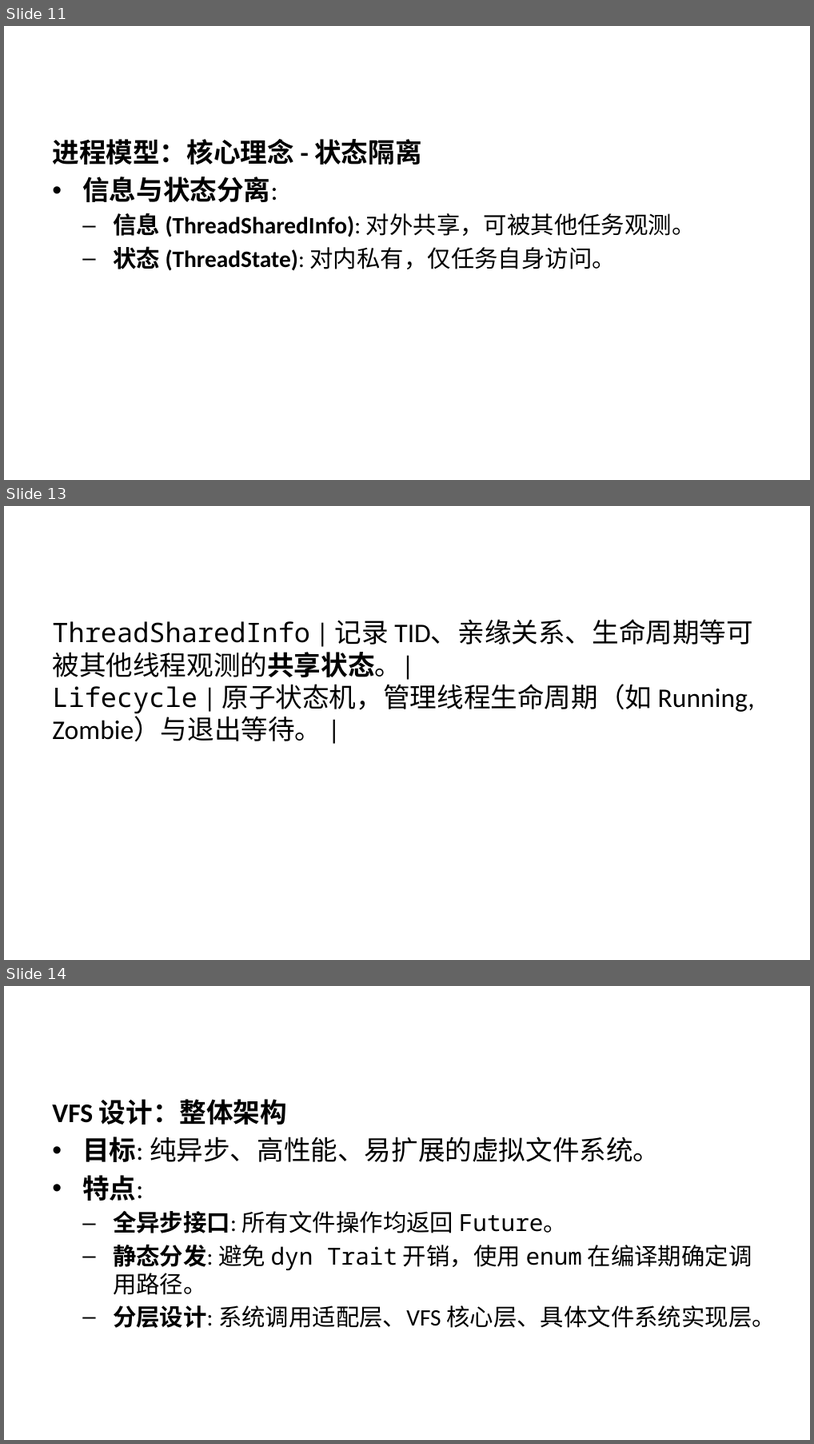
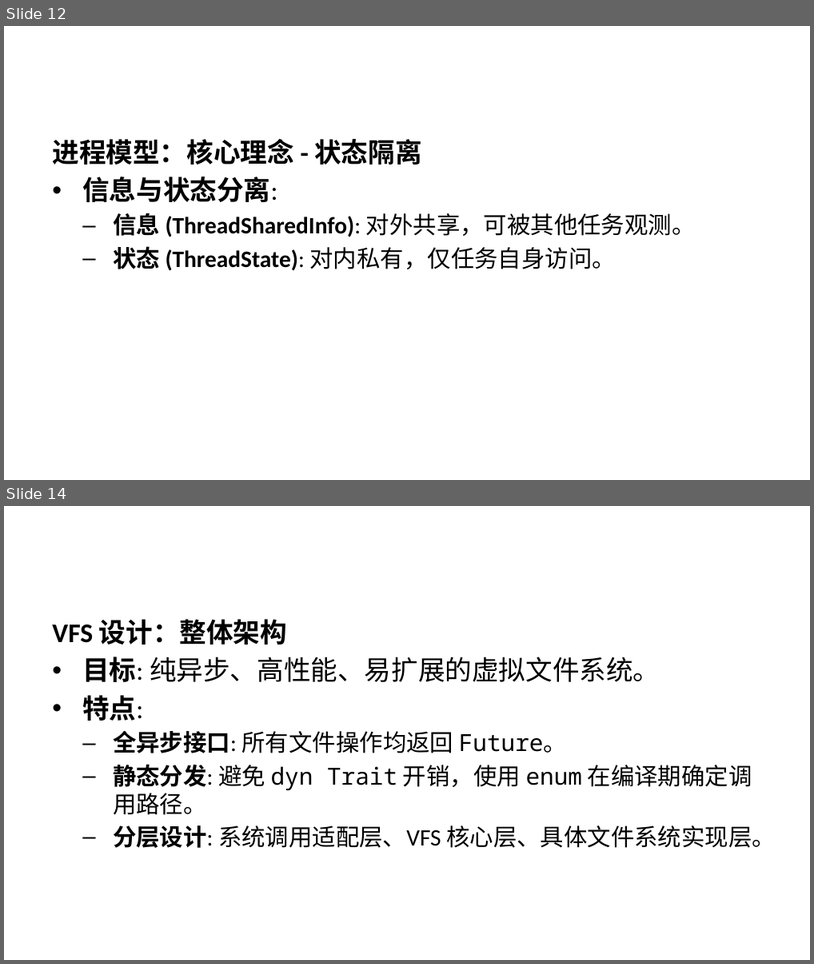
Before and after one commit to xingmin1/NexusOS, a slide deck: docs/初赛/slide.pptx. Shown one above the other, each under a label of ours: slides 11, 13 and 14 before the commit, slides 12 and 14 after it; the slides between them are not shown. The pictures are 814x1444 and 814x964 pixels, drawn with LibreOffice and Linux fonts; fonts in the diff are those of the drawing. Boxes give left, top, right and bottom in pixels: in the first picture for what was removed or moved away, otherwise in the second. Text is boxed around its words. In the diff, an @@ line names an element or a change of style, - is before the commit and + after.

```diff
--- a/docs/初赛/slide.pptx
+++ b/docs/初赛/slide.pptx
@@ slide 13 removed at [4,506,810,960], background #FFFFFF @@
@@ text removed at [52,620,755,741] @@
-ThreadSharedInfo | 记录 TID、亲缘关系、生命周期等可被其他线程观测的共享状态。|
-Lifecycle | 原子状态机，管理线程生命周期（如 Running, Zombie）与退出等待。 |
@@ what was slide 11 is now slide 12 @@
```
Also in this commit, not shown: 2 slides changed, 1 slide added, 2 other files.
